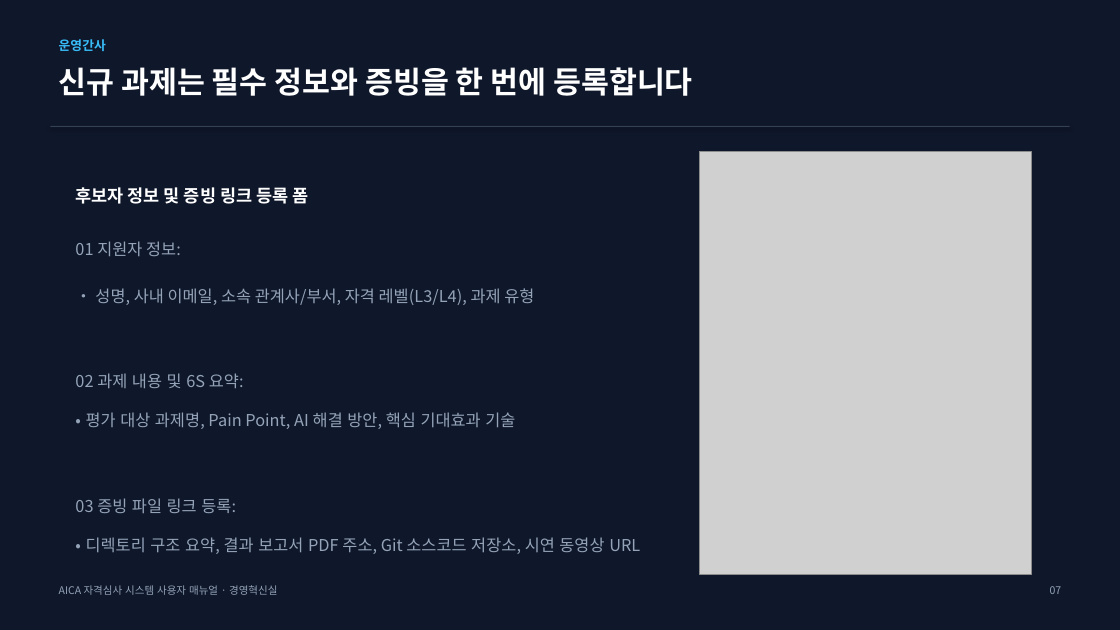
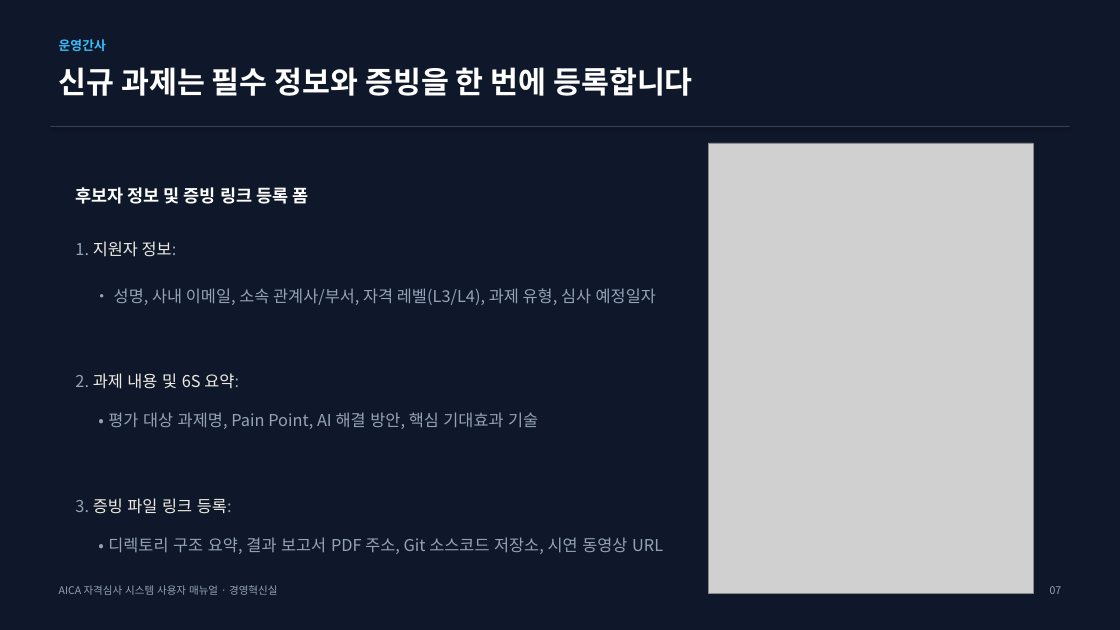
Before and after one commit to teckyun73/AICA_COMPETENCY, a slide deck: slide 7 of AICA_System_User_Manual_dwlee.pptx. Drawn at 1120x630 pixels with LibreOffice and Linux fonts; fonts in the diff are those of the drawing; grey boxes stand for pictures. Boxes give left, top, right and bottom in pixels: in the first picture for what was removed or moved away, otherwise in the second. Text is boxed around its words. In the diff, an @@ line names an element or a change of style, - is before the commit and + after.

```diff
--- a/AICA_System_User_Manual_dwlee.pptx
+++ b/AICA_System_User_Manual_dwlee.pptx
@@ picture: place and size @@
-picture at [699, 151, 1031, 574]
+picture at [708, 143, 1033, 593]
@@ text at [75, 241, 656, 389]: text changed @@
-01 지원자 정보:
-• 성명, 사내 이메일, 소속 관계사/부서, 자격 레벨(L3/L4), 과제 유형
-02 과제 내용 및 6S 요약:
+1. 지원자 정보:
+• 성명, 사내 이메일, 소속 관계사/부서, 자격 레벨(L3/L4), 과제 유형, 심사 예정일자
+2. 과제 내용 및 6S 요약:
@@ text at [75, 498, 232, 514]: text changed; text colour #94A3B8 to #EEECE1 @@
-03 증빙 파일 링크 등록:
+3. 증빙 파일 링크 등록:
```
Also in this commit, not shown: 14 other slides changed, 3 other files.
